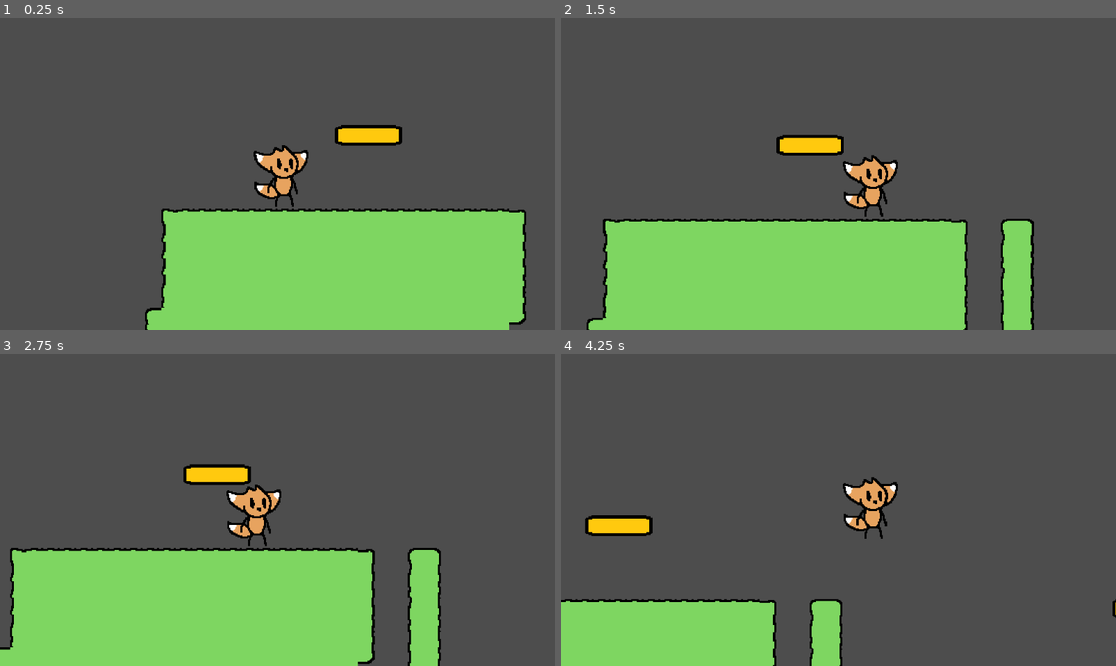
Above: before the commit, frames 1-4 (two rows, left to right).
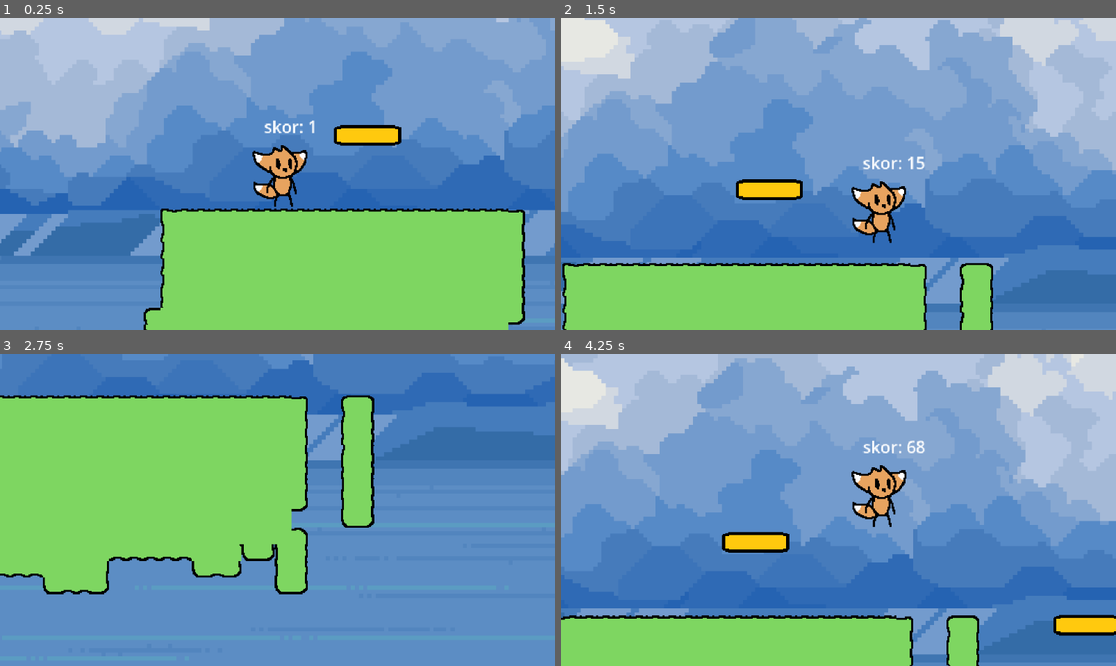
Above: after the commit, the same moments.

Repository: sourcewik/Godot-Project
Game: Godot game, scene res://scene/oyun.tscn
Same seed, same stepped clock (60 frames per second), same inputs: the game is played once before the commit and once after it.
Inputs:
- Up to frame 1 (0.25 s): no input
- Up to frame 2 (1.5 s): tap Enter (ui_accept) at 0.5, 0.77 s; hold Right (ui_right) from 0.53 s (still down)
- Up to frame 3 (2.75 s): tap Enter (ui_accept) at 1.52 s; release Right (ui_right) at 2.03 s; hold Left (ui_left) from 2.03 s (still down)
- Up to frame 4 (4.25 s): release Left (ui_left) at 2.78 s; hold Right (ui_right) from 2.78 s (still down); tap Enter (ui_accept) at 3.02, 3.77 s

The runs differ from the first frame. In frame 1, 73% of the frame differs, in the area x 0-100%, y 0-100%; in frame 2, 88%; in frame 3, 96%; in frame 4, 93%.

Commit message:
update again

Diff:
--- /dev/null
+++ b/player/kill.tscn
@@ -0,0 +1,14 @@
+[gd_scene format=3 uid="uid://crk8cdxqwwtsj"]
+
+[ext_resource type="Script" uid="uid://ptouvrv83g1" path="res://scripts/kill.gd" id="1_gsvhv"]
+
+[node name="Kill" type="Area2D" unique_id=1376946221]
+collision_mask = 2
+script = ExtResource("1_gsvhv")
+
+[node name="Timer" type="Timer" parent="." unique_id=1791425453]
+wait_time = 0.7
+one_shot = true
+
+[connection signal="body_entered" from="." to="." method="_on_body_entered"]
+[connection signal="timeout" from="Timer" to="." method="_on_timer_timeout"]
--- a/player/oyuncu.tscn
+++ b/player/oyuncu.tscn
@@ -29,9 +29,10 @@
 radius = 11.0
 height = 40.0
 
-[node name="Oyuncu" type="CharacterBody2D" unique_id=333293905]
+[node name="Oyuncu" type="CharacterBody2D" unique_id=143353246]
 z_index = 5
-script = ExtResource("1_ki67p")
+collision_layer = 2
+script = ExtResource("1_j7j7t")
 
 [node name="AnimatedSprite2D" type="AnimatedSprite2D" parent="." unique_id=1438157683]
 position = Vector2(2, 1.9999995)
--- a/scene/oyun.tscn
+++ b/scene/oyun.tscn
@@ -1,12 +1,11 @@
 [gd_scene format=3 uid="uid://cvc6fuq1w73j3"]
 
+[ext_resource type="Script" uid="uid://dm8qwsu30c5qb" path="res://scripts/board.gd" id="1_kijpv"]
 [ext_resource type="PackedScene" uid="uid://bpshm4s43ahfo" path="res://player/oyuncu.tscn" id="1_y04gw"]
 [ext_resource type="Texture2D" uid="uid://ww45oacad2vd" path="res://assets/tile_grass.png" id="2_6nu68"]
 [ext_resource type="PackedScene" uid="uid://drdn0e1sjj0d8" path="res://player/animatable_body_2d.tscn" id="3_huaj3"]
-
-[sub_resource type="WorldBoundaryShape2D" id="WorldBoundaryShape2D_y04gw"]
-normal = Vector2(1, 0)
-distance = -86.432434
+[ext_resource type="PackedScene" uid="uid://crk8cdxqwwtsj" path="res://player/kill.tscn" id="5_6g5bd"]
+[ext_resource type="Texture2D" uid="uid://cfqmxe0rm4ala" path="res://assets/4.png" id="6_wue4p"]
 
 [sub_resource type="TileSetAtlasSource" id="TileSetAtlasSource_huaj3"]
 texture = ExtResource("2_6nu68")
@@ -325,32 +324,86 @@
 &"ileri": SubResource("Animation_kijpv")
 }
 
+[sub_resource type="WorldBoundaryShape2D" id="WorldBoundaryShape2D_wue4p"]
+distance = -317.0
+
 [node name="Oyun" type="Node2D" unique_id=1328883955]
+script = ExtResource("1_kijpv")
 
 [node name="Oyuncu" parent="." unique_id=333293905 instance=ExtResource("1_y04gw")]
 
 [node name="Camera2D" type="Camera2D" parent="Oyuncu" unique_id=169283258]
+position = Vector2(1, 0)
 zoom = Vector2(2.15, 2.15)
+limit_left = -10000003
+limit_right = 9999997
+limit_bottom = 300
+limit_smoothed = true
 position_smoothing_enabled = true
 
+[node name="Label" type="Label" parent="Oyuncu/Camera2D" unique_id=1973831891]
+offset_left = -13.0
+offset_top = -57.0
+offset_right = 27.0
+offset_bottom = -34.0
+
 [node name="StaticBody2D" type="StaticBody2D" parent="." unique_id=1140684134]
 
-[node name="CollisionShape2D" type="CollisionShape2D" parent="StaticBody2D" unique_id=123171006]
-position = Vector2(10, 11)
-scale = Vector2(1.4230769, 1.8695652)
-shape = SubResource("WorldBoundaryShape2D_y04gw")
-
 [node name="TileMap" type="TileMap" parent="." unique_id=957627106]
+visibility_layer = 2
+z_index = 3
 tile_set = SubResource("TileSet_kijpv")
 format = 2
 layer_0/tile_data = PackedInt32Array(196601, 0, 0, 196602, 65536, 0, 196603, 65536, 0, 196604, 65536, 0, 196605, 65536, …(24200 unchanged characters)…
 
 [node name="Platform" parent="." unique_id=1604063841 instance=ExtResource("3_huaj3")]
+z_index = 1
 position = Vector2(88, -40)
 
 [node name="Platform" parent="Platform" unique_id=1444024533 instance=ExtResource("3_huaj3")]
+z_index = 1
 position = Vector2(253, 80)
 
 [node name="AnimationPlayer" type="AnimationPlayer" parent="Platform/Platform" unique_id=1798761591]
 libraries/ = SubResource("AnimationLibrary_6g5bd")
 autoplay = &"ileri"
+
+[node name="CanvasLayer" type="CanvasLayer" parent="." unique_id=1412804862]
+
+[node name="VBoxContainer" type="VBoxContainer" parent="CanvasLayer" unique_id=1580403100]
+offset_left = 61.0
+offset_top = -130.0
+offset_right = 219.0
+offset_bottom = 34.0
+
+[node name="Label" type="Label" parent="CanvasLayer/VBoxContainer" unique_id=1520011711]
+modulate = Color(1, 0.8666667, 0, 1)
+layout_mode = 2
+text = "1st:"
+
+[node name="Label2" type="Label" parent="CanvasLayer/VBoxContainer" unique_id=1814406253]
+modulate = Color(0.67620003, 0.69, 0.6854, 1)
+layout_mode = 2
+text = "2nd:"
+
+[node name="Label3" type="Label" parent="CanvasLayer/VBoxContainer" unique_id=33522760]
+modulate = Color(0.8745219, 0.6410574, 0.085919075, 1)
+layout_mode = 2
+text = "3rd:"
+
+[node name="Kill" parent="." unique_id=1376946221 instance=ExtResource("5_6g5bd")]
+position = Vector2(1, 0)
+
+[node name="CollisionShape2D" type="CollisionShape2D" parent="Kill" unique_id=470615669]
+shape = SubResource("WorldBoundaryShape2D_wue4p")
+
+[node name="ParallaxBackground" type="ParallaxBackground" parent="." unique_id=1725645839]
+
+[node name="ParallaxLayer" type="ParallaxLayer" parent="ParallaxBackground" unique_id=1215951189]
+motion_scale = Vector2(0.88, 0.88)
+motion_mirroring = Vector2(2304, 1296)
+
+[node name="Sprite2D" type="Sprite2D" parent="ParallaxBackground/ParallaxLayer" unique_id=1951941072]
+position = Vector2(99.694435, -109.499985)
+scale = Vector2(1.0028695, 1.0069444)
+texture = ExtResource("6_wue4p")
--- /dev/null
+++ b/scripts/board.gd
@@ -0,0 +1,13 @@
+extends Node2D # <--- MAKE SURE THIS IS ON LINE 1
+
+var high_scores = [0, 0, 0]
+
+func update_leaderboard(final_score):
+	high_scores.append(final_score)
+	high_scores.sort()
+	high_scores.reverse()
+
+	# These paths must match your Scene Tree names exactly!
+	$CanvasLayer/VBox/Top1.text = "1st: " + str(high_scores[0])
+	$CanvasLayer/VBox/Top2.text = "2nd: " + str(high_scores[1])
+	$CanvasLayer/VBox/Top3.text = "3rd: " + str(high_scores[2])
--- /dev/null
+++ b/scripts/kill.gd
@@ -0,0 +1,12 @@
+extends Area2D
+@onready var timer: Timer = $Timer
+
+
+func _on_body_entered(body: Node2D) -> void:
+	print("You died")
+	timer.start()
+
+
+
+func _on_timer_timeout() -> void:
+	get_tree().reload_current_scene()
--- a/scripts/oyuncu.gd
+++ b/scripts/oyuncu.gd
@@ -1,21 +1,25 @@
 extends CharacterBody2D
 
+const SPEED = 200.0
+const JUMP_VELOCITY = -400.0
 
-const SPEED = 150.0
-const JUMP_VELOCITY = -350.0
+var start_y = 0.0
+var score = 0
 
+func _ready():
+	# get the floor
+	start_y = global_position.y
 
 func _physics_process(delta: float) -> void:
-	# Add the gravity.
+	# gravity
 	if not is_on_floor():
 		velocity += get_gravity() * delta
 
-	# Handle jump.
+	# jump
 	if Input.is_action_just_pressed("ui_accept") and is_on_floor():
 		velocity.y = JUMP_VELOCITY
 
-	# Get the input direction and handle the movement/deceleration.
-	# As good practice, you should replace UI actions with custom gameplay actions.
+	# movement
 	var direction := Input.get_axis("ui_left", "ui_right")
 	if direction:
 		velocity.x = direction * SPEED
@@ -23,3 +27,18 @@
 		velocity.x = move_toward(velocity.x, 0, SPEED)
 
 	move_and_slide()
+
+	# update height score
+	calc_height()
+
+func calc_height():
+	# 1. get the raw height
+	var raw_height = start_y - global_position.y
+
+	# 2. apply 80% multiplier to slow it down
+	# 3. no "if" check here so it follows you down too
+	score = int(raw_height * 0.8)
+
+	# update label
+	if has_node("Camera2D/Label"):
+		$Camera2D/Label.text = "skor: " + str(score)
--- /dev/null
+++ b/scripts/score.gd
@@ -0,0 +1,22 @@
+extends Node2D
+
+@export var player: CharacterBody2D
+var start_y = 0.0
+
+func _ready():
+	if player:
+		# save the starting floor
+		start_y = player.global_position.y
+
+func _process(_delta):
+	if player:
+		# 1. calculate raw height
+		var raw_height = start_y - player.global_position.y
+
+		# 2. apply the 80% multiplier
+		# this makes the score rise less
+		var adjusted_score = raw_height * 0.8
+
+		# 3. update label (no "if" check so it goes down too)
+		if has_node("Camera2D/Label"):
+			$Camera2D/Label.text = "skor: " + str(int(adjusted_score))
--- /dev/null
+++ b/scripts/skor.gd
@@ -0,0 +1,17 @@
+extends CharacterBody2D
+
+var start_y = 0.0
+var score = 0
+
+func _ready():
+	# set the starting point
+	start_y = global_position.y
+
+func _process(_delta):
+	# calculate height based on global movement
+	var current_height = start_y - global_position.y
+
+	if current_height > score:
+		score = int(current_height)
+		# path to the label inside the camera
+		$Camera2D/Label.text = "skor: " + str(score)
Binary file added: assets/4.png
Not shown, added: assets/4.png.import
Not shown: 1 places in player/oyuncu.tscn that only renumber resources
Not shown, added: scripts/board.gd.uid
Not shown, added: scripts/kill.gd.uid
Not shown, changed: scripts/oyuncu.gd.uid
Renamed: player/oyuncu_script.gd -> scripts/oyuncu_script.gd
Renamed: player/oyuncu_script.gd.uid -> scripts/oyuncu_script.gd.uid
Not shown, added: scripts/score.gd.uid
Not shown, added: scripts/skor.gd.uid
